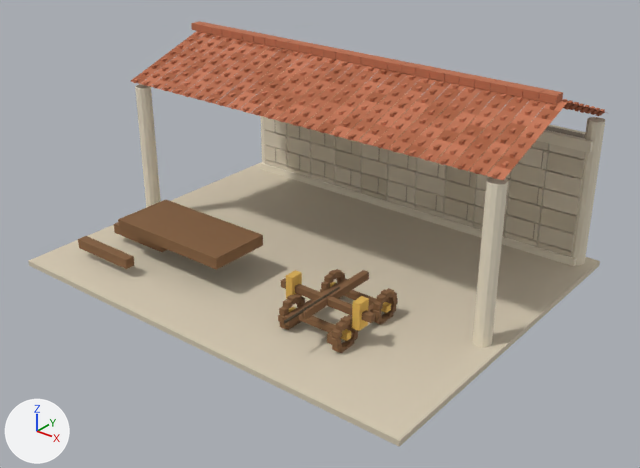
Renders of the glTF model game/assets/models/buildings/military/siege_workshop/mesh.glb from each side of a commit.
Before and after are seen from a 50 mm lens placed at (1101.0, -1355.0, 923.0), pointed at (46.0, -36.0, 106.0). Every picture has the same lights, and +X, +Y and +Z are marked at lower left. The older version comes first. Vertices at exactly the same position are counted once.

The first picture shows 'Bergfried – Steine, Säulen, Ziegel und Feuerstelle'.
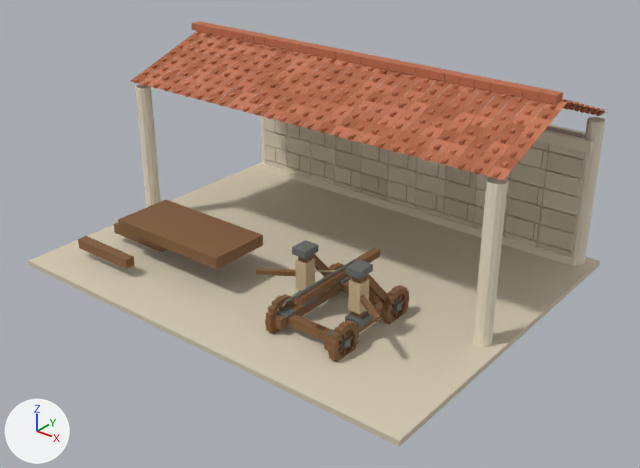
Pixel boxes [x1, y1, x2, y2] of what changed, in the pictures (640 x 468 px; the box of a moved part takes in the faces that stretch with it):
part 1 of me_mesh_0, moved or reshaped (not visible afterwards)
    before: [321, 281, 330, 290]
part 2 of me_mesh_0, moved or reshaped (not visible afterwards)
    before: [329, 270, 338, 280]
part 3 of me_mesh_0, moved or reshaped
    before: [334, 269, 342, 279]
    after: [329, 267, 335, 270]
part 4 of me_mesh_0, moved or reshaped
    before: [336, 272, 345, 281]
    after: [330, 264, 339, 270]
part 5 of me_mesh_0, moved or reshaped (not visible afterwards)
    before: [324, 274, 333, 284]
part 6 of me_mesh_0, moved or reshaped
    before: [278, 315, 284, 323]
    after: [265, 319, 274, 327]
part 7 of me_mesh_0, moved or reshaped
    before: [279, 306, 289, 316]
    after: [266, 312, 275, 321]
part 8 of me_mesh_0, moved or reshaped
    before: [283, 299, 292, 309]
    after: [268, 305, 278, 314]
part 9 of me_mesh_0, moved or reshaped
    before: [287, 295, 297, 305]
    after: [272, 299, 281, 309]
part 10 of me_mesh_0, moved or reshaped
    before: [294, 293, 302, 304]
    after: [276, 296, 285, 306]
part 11 of me_mesh_0, moved or reshaped
    before: [280, 322, 289, 329]
    after: [282, 294, 290, 304]
part 12 of me_mesh_0, moved or reshaped
    before: [285, 324, 293, 330]
    after: [287, 295, 293, 305]
part 13 of me_mesh_0, moved or reshaped (not visible afterwards)
    before: [332, 343, 342, 352]
part 14 of me_mesh_0, moved or reshaped (not visible afterwards)
    before: [331, 337, 341, 347]
part 15 of me_mesh_0, moved or reshaped
    before: [332, 329, 342, 339]
    after: [270, 328, 278, 334]
part 16 of me_mesh_0, added
    after: [266, 325, 276, 332]
part 17 of me_mesh_0, rebuilt (22% wider, 12% taller)
    before: [284, 278, 348, 326]
    after: [274, 276, 352, 330]
part 18 of me_mesh_0, rebuilt
    before: [327, 299, 389, 345]
    after: [324, 301, 383, 350]
part 19 of me_mesh_0, deleted (brown)
    before: [284, 270, 398, 347]
part 20 of me_mesh_0, built on
    before: [281, 270, 397, 341]
    after: [256, 240, 410, 362]

What changed in the scene script:
```text
Change me_mesh_0:
    remove me_mesh_0.from_pydata(...)  # 7120 vertices, 10292 faces; spans x -495.0..495.0, y -395.0..395.0, z 0.0..445.0
    add me_mesh_0.from_pydata(...)  # 7800 vertices, 11408 faces; spans x -495.0..495.0, y -395.0..395.0, z 0.0..445.0
    me_mesh_0 part 1: the loose piece of 8 vertices spanning x 130.0..142.0, y -137.0..-124.0, z 48.0..60.0 is moved by (-12.0, 15.0, -3.0)
    me_mesh_0 part 2: the loose piece of 8 vertices spanning x 130.0..142.0, y -112.0..-100.0, z 62.0..74.0 is moved by (-12.0, -3.0, -7.0)
    me_mesh_0 part 3: the loose piece of 8 vertices spanning x 130.0..142.0, y -98.0..-86.0, z 58.0..71.0 is moved by (-12.0, -6.0, 4.0)
    me_mesh_0 part 4: the loose piece of 8 vertices spanning x 130.0..142.0, y -88.0..-75.0, z 48.0..60.0 is moved by (-12.0, -4.0, 16.0)
    me_mesh_0 part 5: the loose piece of 8 vertices spanning x 130.0..142.0, y -126.0..-114.0, z 58.0..71.0 is moved by (-12.0, 46.0, -55.0)
    me_mesh_0 part 6: the loose piece of 8 vertices spanning x 130.0..142.0, y -268.0..-256.0, z 34.0..46.0 is moved by (-12.0, -24.0, -2.0)
    me_mesh_0 part 7: the loose piece of 8 vertices spanning x 130.0..142.0, y -265.0..-252.0, z 48.0..60.0 is moved by (-12.0, -25.0, -3.0)
    me_mesh_0 part 8: the loose piece of 8 vertices spanning x 130.0..142.0, y -254.0..-242.0, z 58.0..71.0 is moved by (-12.0, -29.0, -3.0)
    me_mesh_0 part 9: the loose piece of 8 vertices spanning x 130.0..142.0, y -240.0..-228.0, z 62.0..74.0 is moved by (-12.0, -32.0, 0.0)
    me_mesh_0 part 10: the loose piece of 8 vertices spanning x 130.0..142.0, y -226.0..-214.0, z 58.0..71.0 is moved by (-12.0, -34.0, 6.0)
    me_mesh_0 part 11: the loose piece of 8 vertices spanning x 130.0..142.0, y -265.0..-252.0, z 20.0..32.0 is moved by (-12.0, 16.0, 42.0)
    me_mesh_0 part 12: the loose piece of 8 vertices spanning x 130.0..142.0, y -254.0..-242.0, z 9.0..22.0 is moved by (-12.0, 17.0, 45.0)
    me_mesh_0 part 13: the loose piece of 8 vertices spanning x 258.0..270.0, y -265.0..-252.0, z 20.0..32.0 is moved by (-140.0, 4.0, -20.0)
    me_mesh_0 part 14: the loose piece of 8 vertices spanning x 258.0..270.0, y -268.0..-256.0, z 34.0..46.0 is moved by (-140.0, -4.0, -31.0)
    me_mesh_0 part 15: the loose piece of 8 vertices spanning x 258.0..270.0, y -265.0..-252.0, z 48.0..60.0 is moved by (-140.0, -18.0, -38.0)
    me_mesh_0 part 16: a new loose piece, a box spanning x 118.0..130.0, y -290.0..-277.0, z 20.0..33.0, in mat_dark_oak (brown #845f3d)
    me_mesh_0 part 17: the loose piece of 8 vertices spanning x 142.0..154.0, y -266.0..-74.0, z 31.0..49.0 is rebuilt with 8 vertices and now spans x 130.0..147.0, y -282.0..-58.0, z 28.0..49.0
    me_mesh_0 part 18: the loose piece of 8 vertices spanning x 246.0..258.0, y -266.0..-74.0, z 31.0..49.0 is rebuilt with 8 vertices and now spans x 253.0..270.0, y -282.0..-58.0, z 28.0..49.0
    me_mesh_0 part 19: 18 loose pieces with 144 vertices, spanning x 193.0..270.0, y -330.0..-72.0, z 6.0..90.0, are deleted
    me_mesh_0 part 20: 4 vertices moved within x 130.0..270.0, y -216.0..-124.0, z 32.0; 108 vertices removed from x 92.0..308.0, y -241.0..-75.0, z 20.0..108.0; 908 vertices added at x 53.0..347.0, y -330.0..-46.0, z 0.0..167.0
    other edits to the shape of me_mesh_0 do not show in these pictures
    remove me_mesh_0.materials.append(mat_banner_embroidery_and_bronze)  # yellow #e8c061
    remove me_mesh_0.materials.append(mat_door_recess_and_charcoal)  # brown #483d2c
    add me_mesh_0.materials.append(mat_forged_iron)  # grey #848684
    add me_mesh_0.materials.append(mat_twisted_hemp)  # beige #ceba90
```
